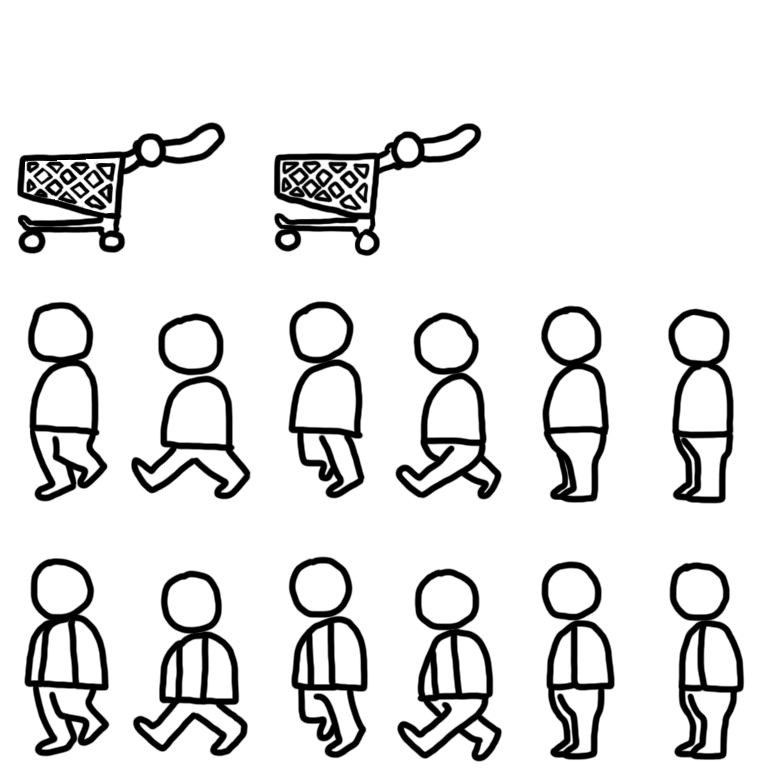
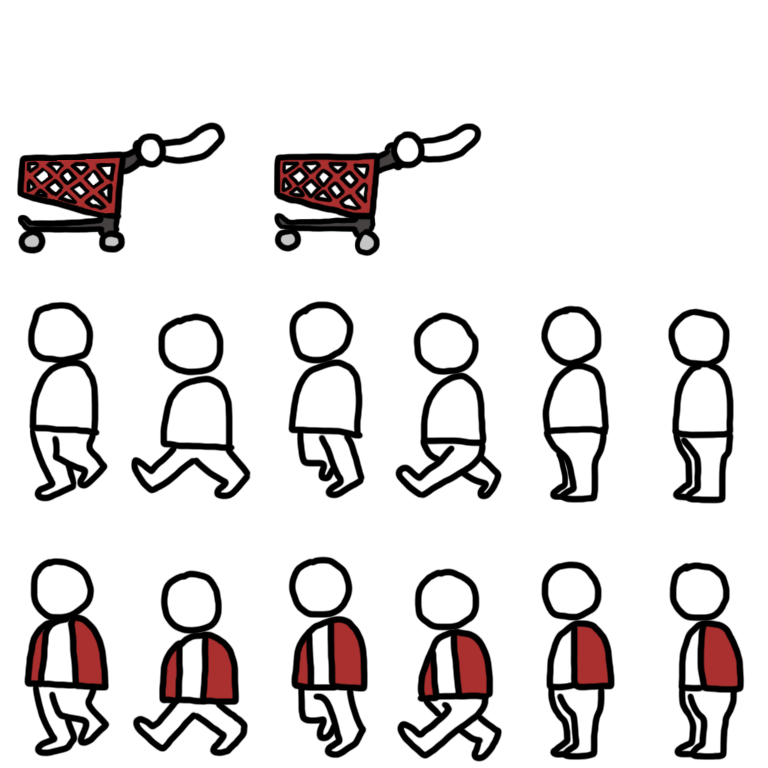
Two versions of the same layered image (768x768). Layer-by-layer changes:
added layer "Layer 9" above "Layer 8" over box(22, 136, 738, 699)
